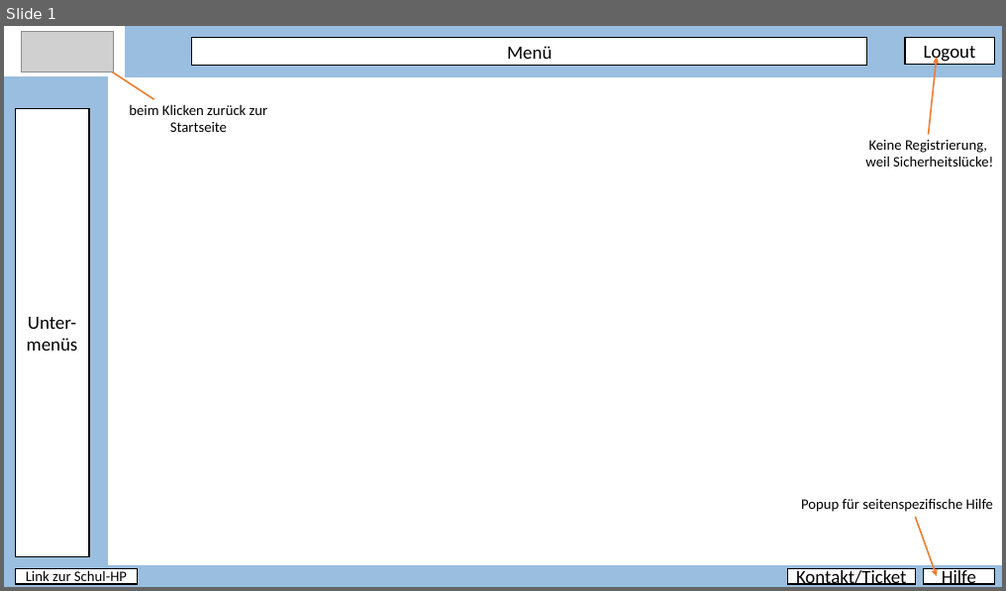
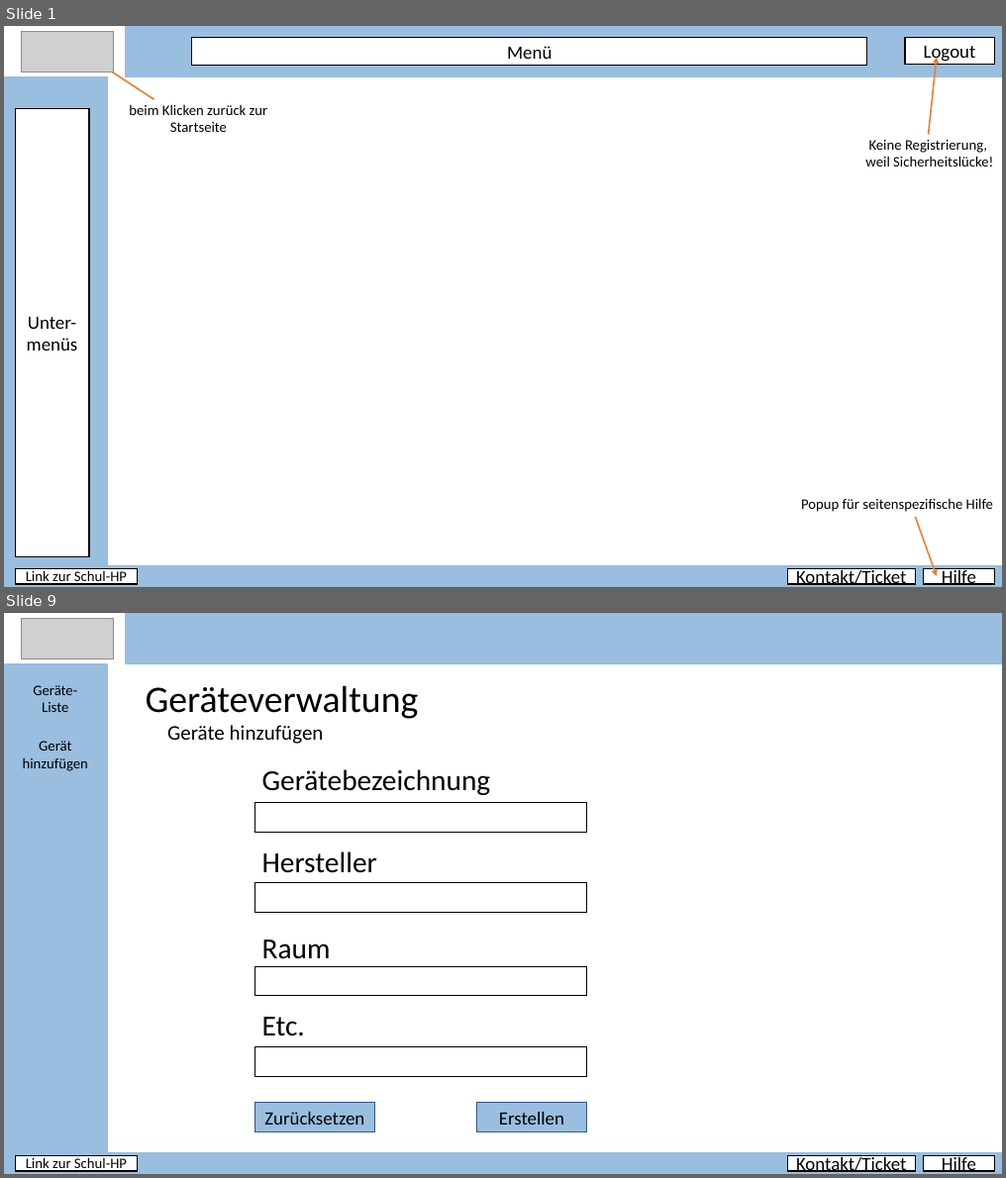
Before and after one commit to PapAnte/g2schoolproject, a slide deck: Layout.pptx. Shown one above the other, each under a label of ours: slide 1 before the commit, slides 1 and 9 after it; the slides between them are not shown. The pictures are 1006x591 and 1006x1178 pixels, drawn with LibreOffice and Linux fonts; fonts in the diff are those of the drawing; grey boxes stand for pictures. Boxes give left, top, right and bottom in pixels: in the first picture for what was removed or moved away, otherwise in the second. Text is boxed around its words. In the diff, an @@ line names an element or a change of style, - is before the commit and + after.

```diff
--- a/Layout.pptx
+++ b/Layout.pptx
@@ slide 9 added at <box>4,613,1002,1174</box>, background #FFFFFF @@
@@ picture added at <box>21,618,114,659</box> @@
@@ rectangle added at <box>126,613,1002,663</box>, fill #9ABEDF, outline #9ABEDF 1 pt @@
@@ rectangle added at <box>4,663,107,1153</box>, fill #9ABEDF, outline #9ABEDF 1 pt @@
@@ text added at <box>33,685,77,712</box>, 14 pt, text #000000 @@
+Geräte-
+Liste
@@ text added at <box>146,685,419,719</box>, 36 pt, text #000000 @@
+Geräteverwaltung
@@ text added at <box>167,725,324,744</box>, 20 pt, text #000000 @@
+Geräte hinzufügen
@@ text added at <box>23,741,88,771</box>, 14 pt, text #000000 @@
+Gerät hinzufügen
@@ text added at <box>262,769,491,795</box>, 28 pt, text #000000 @@
+Gerätebezeichnung
@@ rectangle added at <box>254,802,586,832</box>, fill #FFFFFF, outline #000000 1 pt @@
@@ text added at <box>262,852,377,873</box>, 28 pt, text #000000 @@
+Hersteller
@@ rectangle added at <box>254,883,586,912</box>, fill #FFFFFF, outline #000000 1 pt @@
@@ rectangle added at <box>254,967,586,996</box>, fill #FFFFFF, outline #000000 1 pt @@
@@ text added at <box>262,940,331,959</box>, 28 pt, text #000000 @@
+Raum
@@ text added at <box>262,1017,305,1037</box>, 28 pt, text #000000 @@
+Etc.
@@ rectangle added at <box>254,1048,586,1076</box>, fill #FFFFFF, outline #000000 1 pt @@
@@ rectangle added at <box>254,1103,375,1134</box>, fill #9ABEDF, outline #325491 1 pt, 18 pt, text #000000 @@
+Zurücksetzen
@@ rectangle added at <box>477,1103,586,1134</box>, fill #9ABEDF, outline #325491 1 pt, 18 pt, text #000000 @@
+Erstellen
@@ rectangle added at <box>4,1153,1002,1174</box>, fill #9ABEDF, outline #9ABEDF 1 pt @@
@@ rectangle added at <box>15,1156,138,1171</box>, fill #FFFFFF, outline #000000 1 pt, 14 pt, text #000000 @@
+Link zur Schul-HP
@@ rectangle added at <box>788,1156,916,1171</box>, fill #FFFFFF, outline #000000 1 pt, 18 pt, text #000000 @@
+Kontakt/Ticket
@@ rectangle added at <box>924,1156,994,1171</box>, fill #FFFFFF, outline #000000 1 pt, 18 pt, text #000000 @@
+Hilfe
```
Also in this commit, not shown: 1 slide changed, 6 other slides added.
